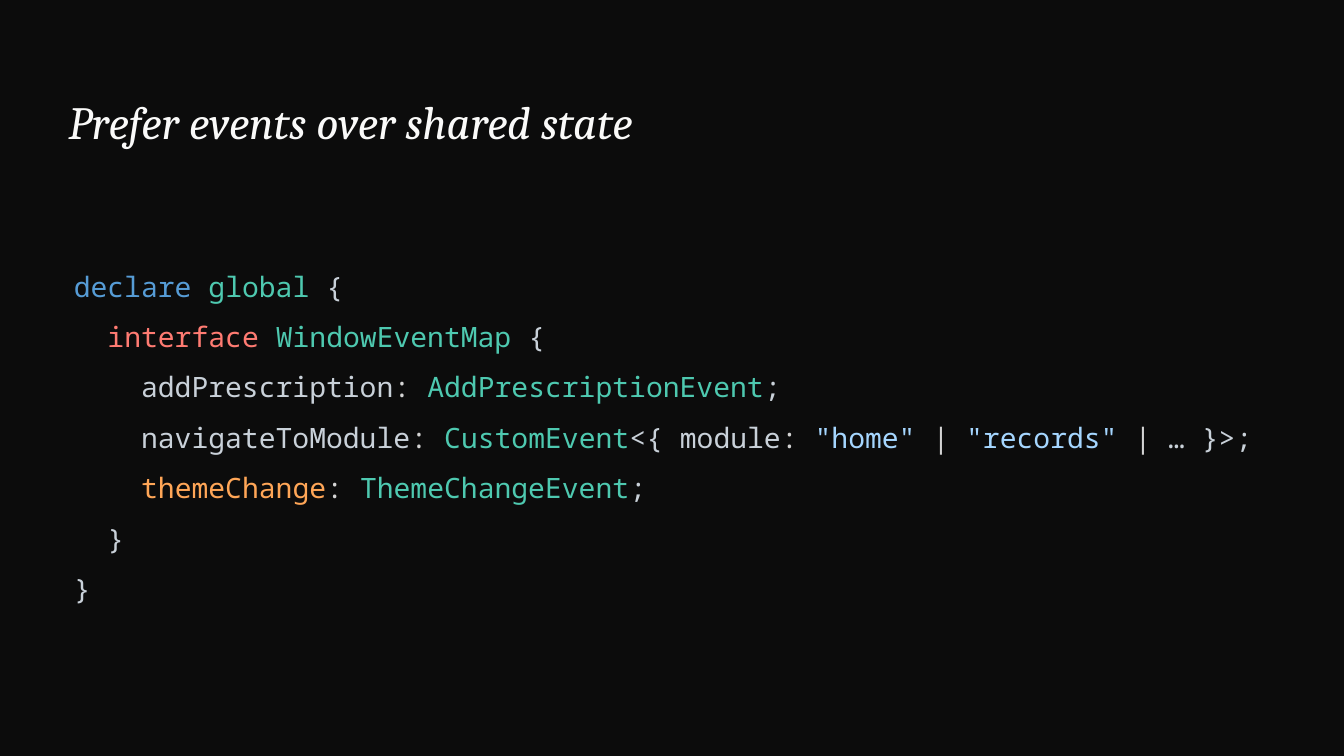
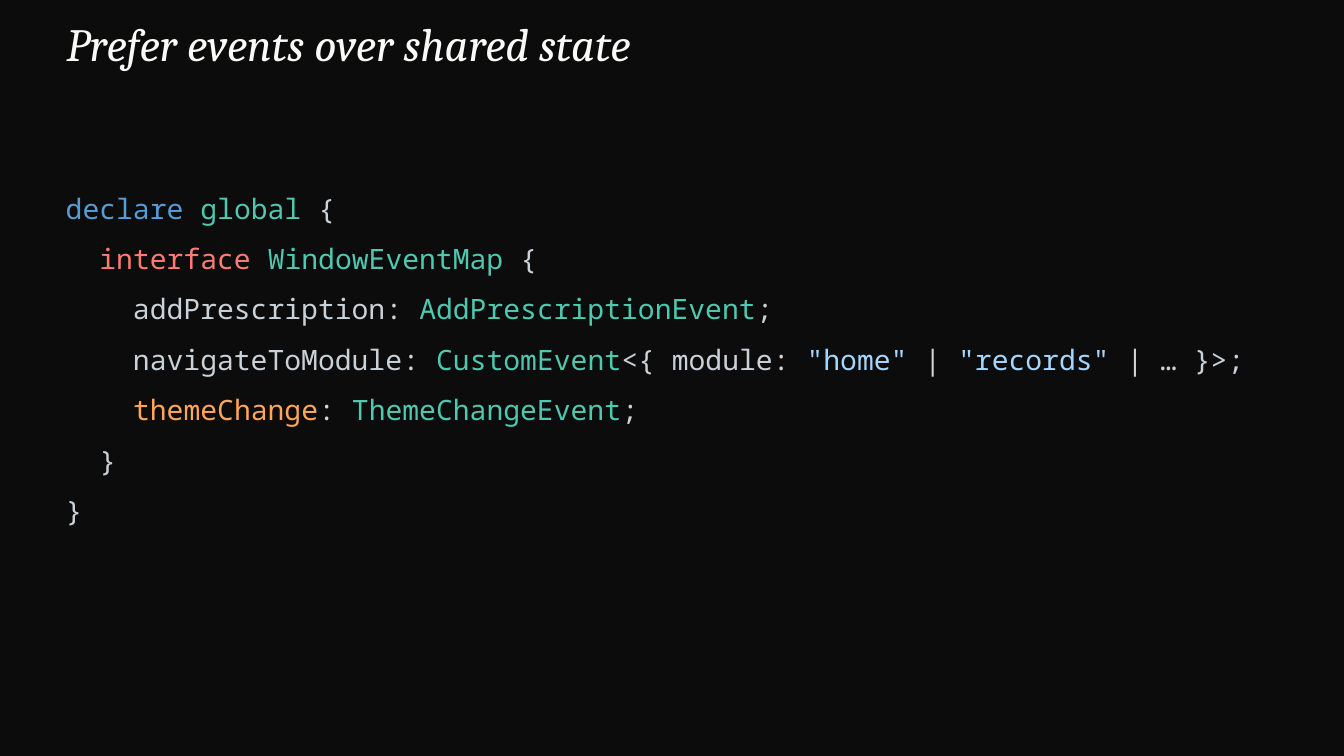
Before and after one commit to devlinduldulao/module-federation-demo, a slide deck: slide 36 of presentation/module-federation.pptx (slide 35 before the commit). Drawn at 1344x756 pixels with LibreOffice and Linux fonts; fonts in the diff are those of the drawing. Boxes give left, top, right and bottom in pixels: in the first picture for what was removed or moved away, otherwise in the second. Text is boxed around its words. In the diff, an @@ line names an element or a change of style, - is before the commit and + after.

```diff
--- a/presentation/module-federation.pptx
+++ b/presentation/module-federation.pptx
@@ text "Prefer events over shared state": place and size @@
-text "Prefer events over shared state" at [68, 106, 632, 149]
+text "Prefer events over shared state" at [66, 28, 630, 71]
@@ text "declare global {": place and size @@
-text "declare global {" at [74, 275, 1117, 505]
+text "declare global {" at [66, 197, 1109, 427]
```
Also in this commit, not shown: 19 other slides changed, 1 slide added, 2 slides removed, 27 other files.
